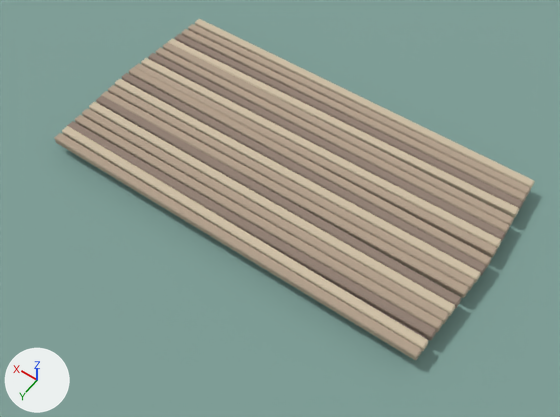
The Blender file Assets3D/source/harbor_gathering_deck.blend, before and after one commit.
One viewpoint serves both versions: a 50 mm lens placed at (-3.89, 5.67, 7.89), pointed at (-0.22, 0.53, -0.18). The lights are fixed; the arrows at lower left show +X, +Y and +Z. The older version comes first.

Objects in the first picture: 'Commons_Plank_10', 'Commons_Plank_13', 'Commons_Plank_14', 'Commons_Plank_15', 'Commons_Plank_16', 'Commons_Plank_17', 'Commons_Plank_18', 'Commons_Plank_19', 'Commons_Plank_20', 'Commons_Plank_21', 'Commons_Plank_22', 'PREVIEW_Ground' and 12 more.
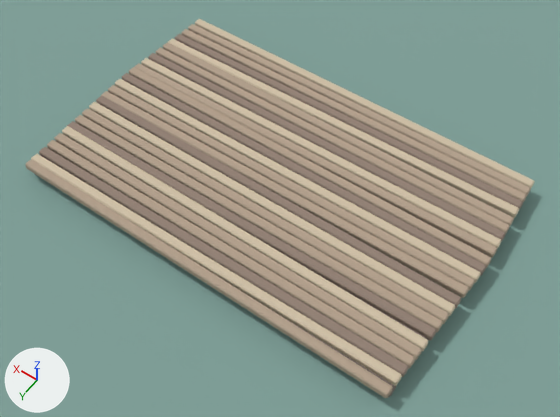
Pixel boxes [x1, y1, x2, y2] of what changed, in the pictures (560 x 417 px):
'Commons_Plank_26', added: after [25, 159, 393, 398]
'Commons_Plank_25', added: after [31, 154, 402, 386]
'Commons_Plank_24', added: after [39, 147, 408, 377]
'Commons_Plank_23', added: after [47, 140, 415, 369]
'Commons_Underbeam_+2.0', added: after [35, 174, 396, 397]

The change, as a diff of the scene's bpy script:
```diff
--- a/Assets3D/source/harbor_gathering_deck.blend.py
+++ b/Assets3D/source/harbor_gathering_deck.blend.py
@@ me_commons_plank_26_mesh @@
+me_commons_plank_26_mesh.from_pydata(...)  # 24 vertices, 26 faces; spans x -2.78..2.78, y -0.06..0.06, z -0.06..0.06
+me_commons_plank_26_mesh.materials.append(mat_lf_gatheringdeckwood)  # beige #b3a08c
@@ me_commons_plank_25_mesh @@
+me_commons_plank_25_mesh.from_pydata(...)  # 24 vertices, 26 faces; spans x -2.79..2.79, y -0.06..0.06, z -0.06..0.06
+me_commons_plank_25_mesh.materials.append(mat_lf_gatheringdeckwoodsun)  # beige #d0c1a7
@@ me_commons_plank_24_mesh @@
+me_commons_plank_24_mesh.from_pydata(...)  # 24 vertices, 26 faces; spans x -2.8..2.8, y -0.06..0.06, z -0.06..0.06
+me_commons_plank_24_mesh.materials.append(mat_lf_gatheringdeckwoodwet)  # brown #938174
@@ me_commons_plank_23_mesh @@
+me_commons_plank_23_mesh.from_pydata(...)  # 24 vertices, 26 faces; spans x -2.8..2.8, y -0.06..0.06, z -0.06..0.06
+me_commons_plank_23_mesh.materials.append(mat_lf_gatheringdeckwood)  # beige #b3a08c
@@ ob_commons_underbeam__2_0 @@
+ob_commons_underbeam__2_0 = bpy.data.objects.new('Commons_Underbeam_+2.0', me_commons_underbeam__1_3_mesh_1.copy())  # the mesh of ob_commons_underbeam__1_3_1
+ob_commons_underbeam__2_0.parent = ob_harbor_gathering_deck
+ob_commons_underbeam__2_0.location = (0.0, 1.98, 0.03)
@@ ob_commons_plank_26 @@
+ob_commons_plank_26 = bpy.data.objects.new('Commons_Plank_26', me_commons_plank_26_mesh)
+ob_commons_plank_26.parent = ob_harbor_gathering_deck
+ob_commons_plank_26.location = (0.0, 2.07, 0.14)
+ob_commons_plank_26.rotation_euler = (0.0, 0.0, -0.00628)  # degrees (0, 0, -0.4)
@@ ob_commons_plank_25 @@
+ob_commons_plank_25 = bpy.data.objects.new('Commons_Plank_25', me_commons_plank_25_mesh)
+ob_commons_plank_25.parent = ob_harbor_gathering_deck
+ob_commons_plank_25.location = (0.0, 1.928, 0.144)
+ob_commons_plank_25.rotation_euler = (0.0, 0.0, 0.00628)  # degrees (0, 0, 0.4)
@@ ob_commons_plank_24 @@
+ob_commons_plank_24 = bpy.data.objects.new('Commons_Plank_24', me_commons_plank_24_mesh)
+ob_commons_plank_24.parent = ob_harbor_gathering_deck
+ob_commons_plank_24.location = (0.0, 1.786, 0.14)
+ob_commons_plank_24.rotation_euler = (0.0, 0.0, 0.00314)  # degrees (0, 0, 0.2)
@@ ob_commons_plank_23 @@
+ob_commons_plank_23 = bpy.data.objects.new('Commons_Plank_23', me_commons_plank_23_mesh)
+ob_commons_plank_23.parent = ob_harbor_gathering_deck
+ob_commons_plank_23.location = (0.0, 1.644, 0.14)
```
